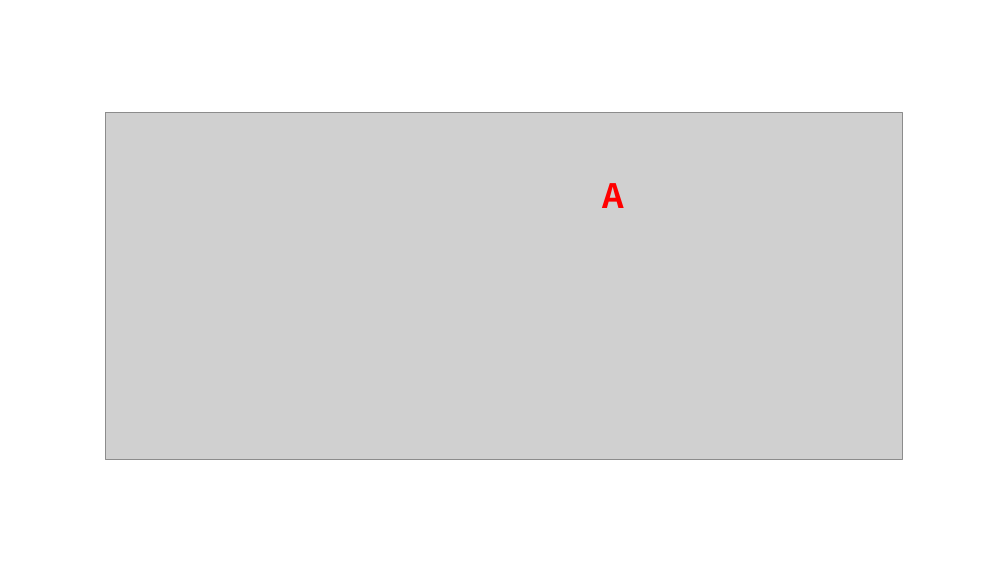
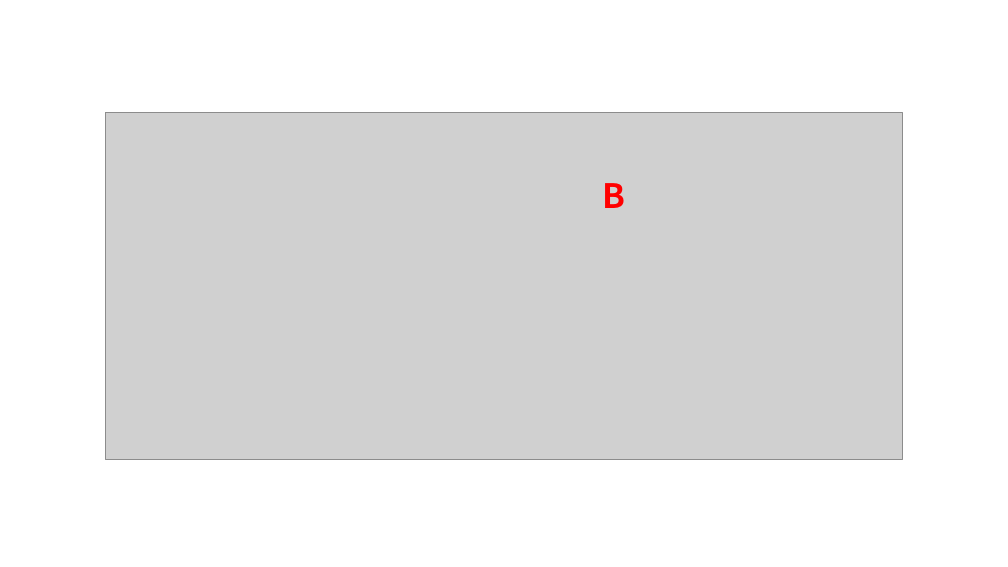
Before and after one commit to X-zy-0816/Volunteer-Work-Related, a slide deck: slide 27 of 蓝桥杯初级辅导资料/蓝桥杯基础班第二天/蓝桥杯基础班第三课+第四课.pptx. Drawn at 1008x567 pixels with LibreOffice and Linux fonts; fonts in the diff are those of the drawing; grey boxes stand for pictures. Boxes give left, top, right and bottom in pixels: in the first picture for what was removed or moved away, otherwise in the second. Text is boxed around its words. In the diff, an @@ line names an element or a change of style, - is before the commit and + after.

```diff
--- a/蓝桥杯初级辅导资料/蓝桥杯基础班第二天/蓝桥杯基础班第三课+第四课.pptx
+++ b/蓝桥杯初级辅导资料/蓝桥杯基础班第二天/蓝桥杯基础班第三课+第四课.pptx
@@ text at [603,183,626,208]: text changed @@
-A
+B
```
Also in this commit, not shown: 9 other files.
